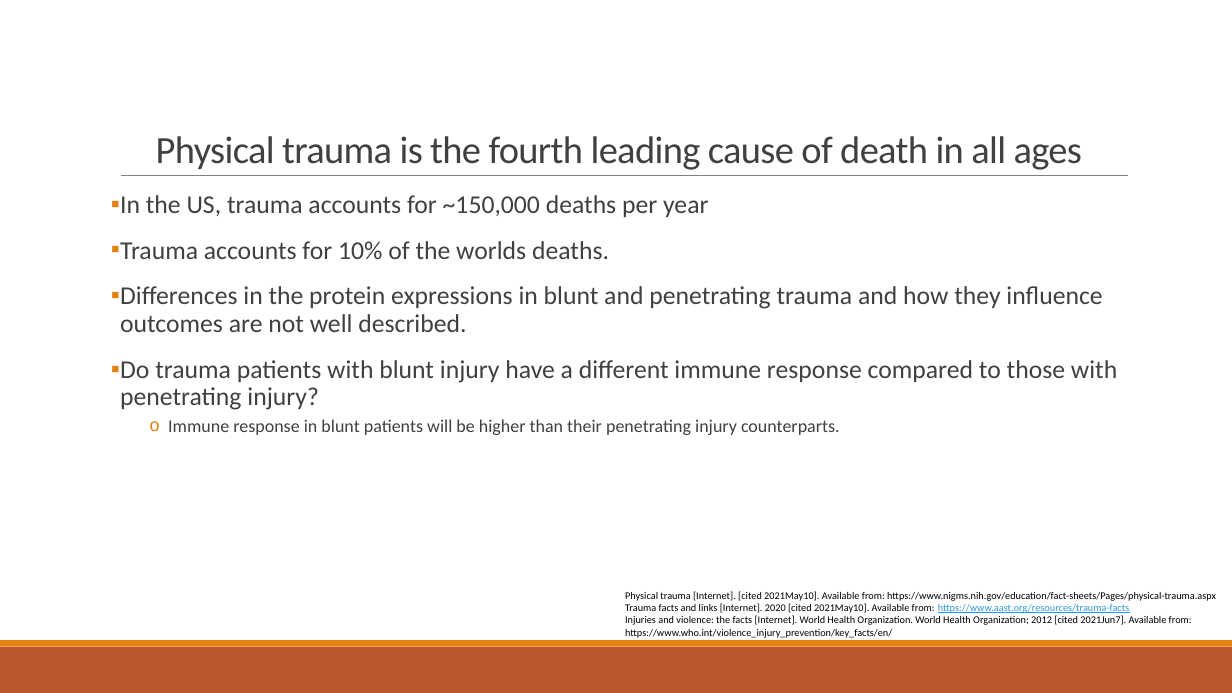
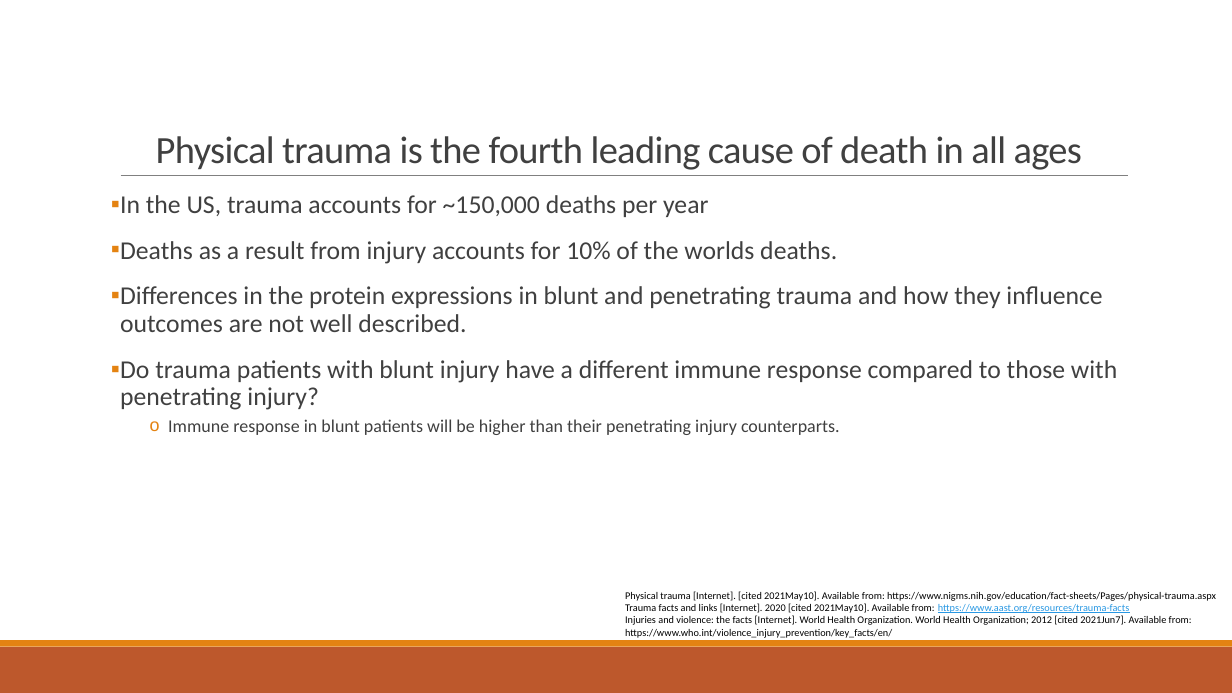
Before and after one commit to tliu-2/PROPPR, a slide deck: slide 3 of Presentation.pptx. Drawn at 1232x693 pixels with LibreOffice and Linux fonts; fonts in the diff are those of the drawing. Boxes give left, top, right and bottom in pixels: in the first picture for what was removed or moved away, otherwise in the second. Text is boxed around its words. In the diff, an @@ line names an element or a change of style, - is before the commit and + after.

```diff
--- a/Presentation.pptx
+++ b/Presentation.pptx
@@ text at [120, 241, 837, 264]: text changed @@
-▪ Trauma accounts for 10% of the worlds deaths.
+▪ Deaths as a result from injury accounts for 10% of the worlds deaths.
```
Also in this commit, not shown: 1 other slide changed, 3 other files.
